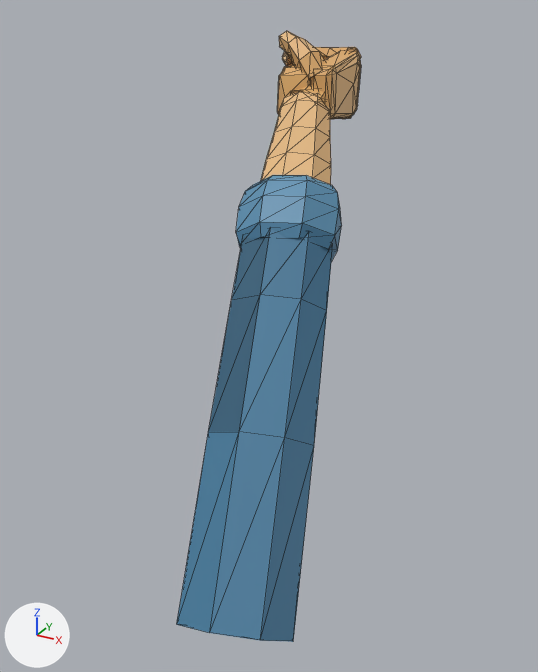
Before and after pictures for a commit that changed the glTF model ciudad-flotante/src/assets/models/mano.glb.
The view is the same before and after, from a 50 mm camera at (0.41, -0.854, 1.084) aimed at (0.057, -0.213, 0.763). Arrows for +X, +Y and +Z are at lower left; the lights stay in place. The older version comes first. Mesh edges are drawn as thin lines. Where no turn or scale is listed for an object, it has been applied to the vertices. Vertices at exactly the same position are counted once.

The older version as bpy lines, for what is in view:
```python
me_vm_brazo = bpy.data.meshes.new('vm_brazo')
me_vm_brazo.from_pydata(...)  # 446 vertices, 824 faces; spans x -0.115..0.115, y -0.246..0.246, z -0.274..0.274
me_vm_brazo.materials.append(mat_defaultmaterial)
ob_vm_brazo = bpy.data.objects.new('vm_brazo', me_vm_brazo)
ob_vm_brazo.location = (0.068, -0.195, 0.787)
```
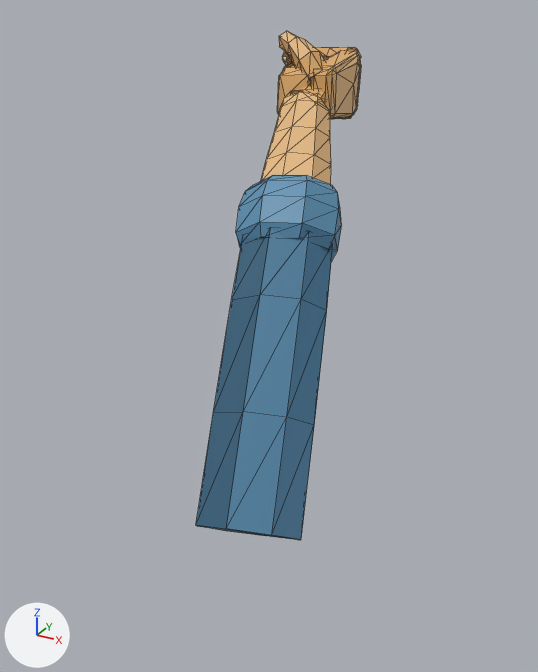
Where the newer file only moved an object's origin or applied its transform, the numbers keep the older frame.

What differs and where, as boxes (x1, y1, x2, y2) in the pictures (538 x 672 px; the box of a moved part takes in the faces that stretch with it):
'vm_brazo', reshaped (10% narrower, 17% shorter): before (177, 31, 361, 642); after (196, 31, 361, 540)
part 1 of me_vm_brazo, moved or reshaped: before (177, 299, 326, 642); after (196, 299, 325, 540)
part 2 of me_vm_brazo, recoloured: before (177, 432, 239, 633); after (196, 412, 243, 529)

What the commit changed:
me_vm_brazo is used by ob_vm_brazo; location (0.068, -0.195, 0.787).
me_vm_brazo had 446 vertices, 824 faces and spanned x -0.115..0.115, y -0.246..0.246, z -0.274..0.274.
me_vm_brazo now has 446 vertices, 824 faces and spans x -0.115..0.094, y -0.189..0.246, z -0.203..0.274.
Part 1, on me_vm_brazo:
Vertex 414 of me_vm_brazo moves from (0.098, -0.172, -0.258) to (0.078, -0.119, -0.188) at pixel (297, 539).
Vertex 415 of me_vm_brazo moves from (0.115, -0.199, -0.232) at pixel (293, 641) to (0.094, -0.144, -0.164) at pixel (301, 539).
Vertex 416 of me_vm_brazo moves from (0.098, -0.229, -0.212) at pixel (260, 640) to (0.078, -0.173, -0.145) at pixel (271, 535).
Vertex 417 of me_vm_brazo moves from (0.014, -0.239, -0.224) at pixel (176, 624) to (0.0, -0.182, -0.156) at pixel (195, 525).
Vertex 418 of me_vm_brazo moves from (0.056, -0.246, -0.208) at pixel (209, 632) to (0.039, -0.189, -0.141) at pixel (226, 528).
Vertex 419 of me_vm_brazo moves from (0.014, -0.182, -0.27) to (0.0, -0.128, -0.2) at pixel (226, 530).
Vertex 420 of me_vm_brazo moves from (-0.003, -0.213, -0.25) to (-0.016, -0.157, -0.18) at pixel (197, 526).
Vertex 421 of me_vm_brazo moves from (0.056, -0.165, -0.274) to (0.039, -0.112, -0.203) at pixel (266, 535).
Vertex 422 of me_vm_brazo moves from (-0.018, -0.072, -0.132) to (-0.021, -0.06, -0.116).
Vertex 423 of me_vm_brazo moves from (0.022, -0.055, -0.135) to (0.018, -0.044, -0.119).
Vertex 424 of me_vm_brazo moves from (0.062, -0.062, -0.12) to (0.057, -0.051, -0.104).
Vertex 425 of me_vm_brazo moves from (-0.035, -0.102, -0.112) to (-0.037, -0.089, -0.096).
Vertex 426 of me_vm_brazo moves from (0.079, -0.088, -0.095) at pixel (314, 445) to (0.073, -0.076, -0.08) at pixel (314, 425).
Vertex 427 of me_vm_brazo moves from (-0.018, -0.128, -0.087) at pixel (208, 432) to (-0.021, -0.114, -0.072) at pixel (213, 412).
Vertex 428 of me_vm_brazo moves from (0.062, -0.118, -0.075) at pixel (284, 437) to (0.057, -0.105, -0.06) at pixel (286, 417).
Vertex 429 of me_vm_brazo moves from (0.022, -0.135, -0.071) at pixel (239, 431) to (0.018, -0.121, -0.057) at pixel (243, 411).
me_vm_brazo part 2: 8 faces centred in x -0.019..0.031, y -0.207..-0.097, z -0.225..-0.127 are repainted in the vertex colours; the middle colour goes from blue #467d9f to dark blue #335f7a.
